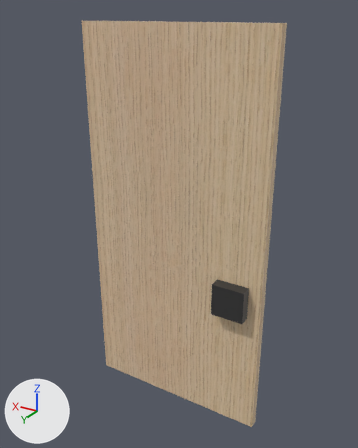
Before and after pictures for a commit that changed the glTF model 2025-284-C01-Vitrineskap/sim/Benk_A_dor_hoyre.glb.
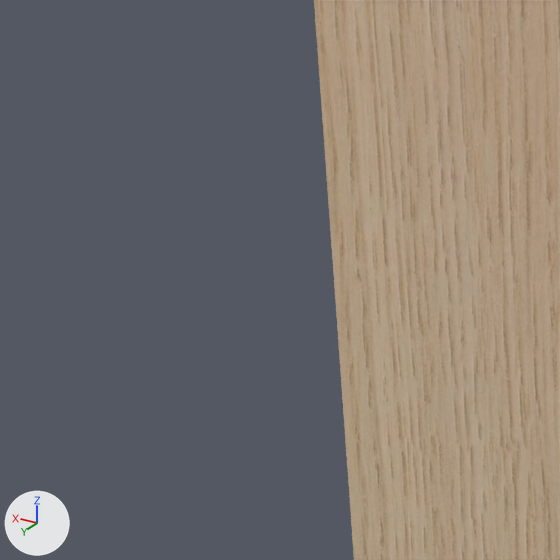
The first picture shows the older version from a 50 mm lens placed at (199.0, 186.0, 896.0), pointed at (665.0, -590.0, 508.0). The close-ups show the older and then the newer version on the part from 0% to 42% of the width and 12% to 45% of the height of that picture. Only the edits that show in the close-ups are written down. Every picture has the same lights, and +X, +Y and +Z are marked at lower left.

Objects in the first close-up: '2025-284 Vitrineskap'.
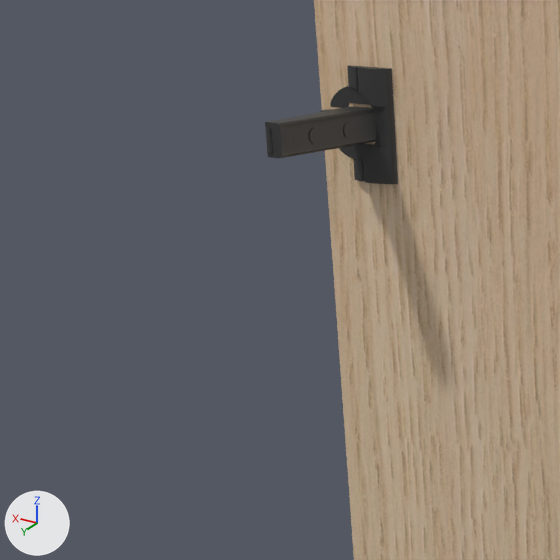
What differs and where, as boxes [x1, y1, x2, y2] in the close-ups (560 x 560 px):
'Benk A dør høyre hengsel z758 Blum 71B3590', added
    after: [265, 65, 398, 184]

What changed in the scene script:
```text
Add me_blum_71b3590:
    me_blum_71b3590.from_pydata(...)  # 1701 vertices, 3386 faces; spans x -31.9..10.4, y -28.5..28.5, z -51.3..29.4
    me_blum_71b3590.materials.append(mat_beslag_sort)  # dark grey #3f3f3f
Add ob_benk_a_dør_høyre_hengsel_z758_blum_71b3590:
    ob_benk_a_dør_høyre_hengsel_z758_blum_71b3590 = bpy.data.objects.new('Benk A dør høyre hengsel z758 Blum 71B3590', me_blum_71b3590)
    ob_benk_a_dør_høyre_hengsel_z758_blum_71b3590.location = (856.0, -542.7, 758.5)
    ob_benk_a_dør_høyre_hengsel_z758_blum_71b3590.rotation_euler = (-1.571, 0.0, 0.0)  # degrees (-90, 0, 0)
```
